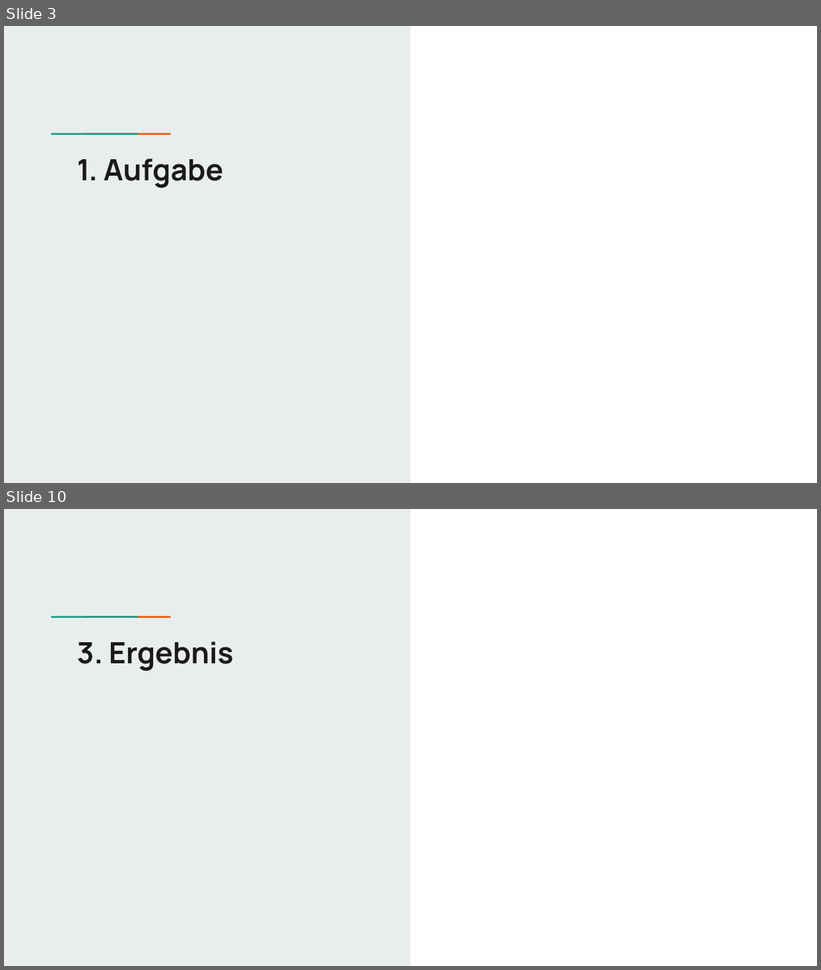
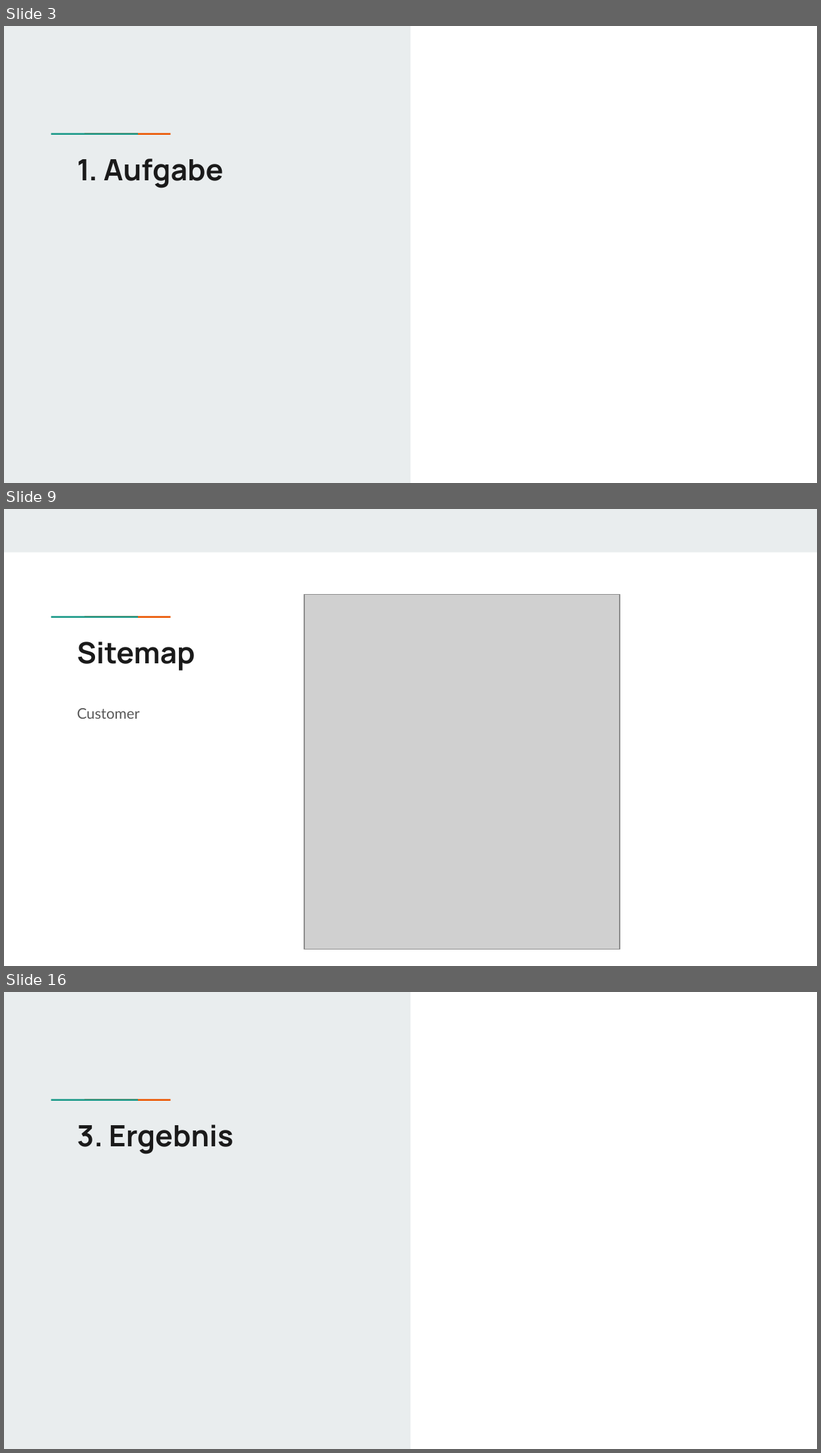
Before and after one commit to vaerl/Uni_MT_Food-Truck, a slide deck: documentation/Präsentation/Präsentation_App.pptx. Shown one above the other, each under a label of ours: slides 3 and 10 before the commit, slides 3, 9 and 16 after it; the slides between them are not shown. The pictures are 821x970 and 821x1453 pixels, drawn with LibreOffice and Linux fonts; fonts in the diff are those of the drawing; grey boxes stand for pictures. Boxes give left, top, right and bottom in pixels: in the first picture for what was removed or moved away, otherwise in the second. Text is boxed around its words. In the diff, an @@ line names an element or a change of style, - is before the commit and + after.

```diff
--- a/documentation/Präsentation/Präsentation_App.pptx
+++ b/documentation/Präsentation/Präsentation_App.pptx
@@ slide 9 added at bbox=[4, 509, 817, 966], background #FFFFFF; not listed: 2 template elements that a slide beside it also shows @@
@@ rectangle added at bbox=[4, 509, 817, 552], fill #E9EDEE @@
@@ picture added at bbox=[304, 594, 620, 949] @@
@@ title added at bbox=[77, 642, 195, 671], 26 pt, text #1A1A1A, bold @@
+Sitemap
@@ text added at bbox=[77, 708, 140, 719], 13 pt, text #595959 @@
+Customer
@@ what was slide 10 is now slide 16 @@
```
Also in this commit, not shown: 1 slide changed, 11 other slides added, 7 slides removed, 24 other files.
